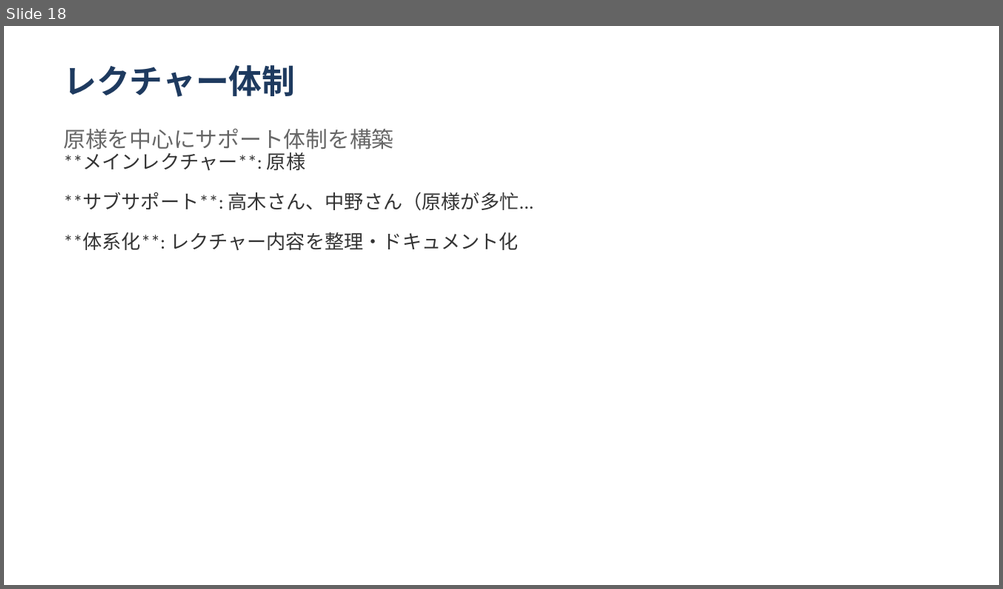
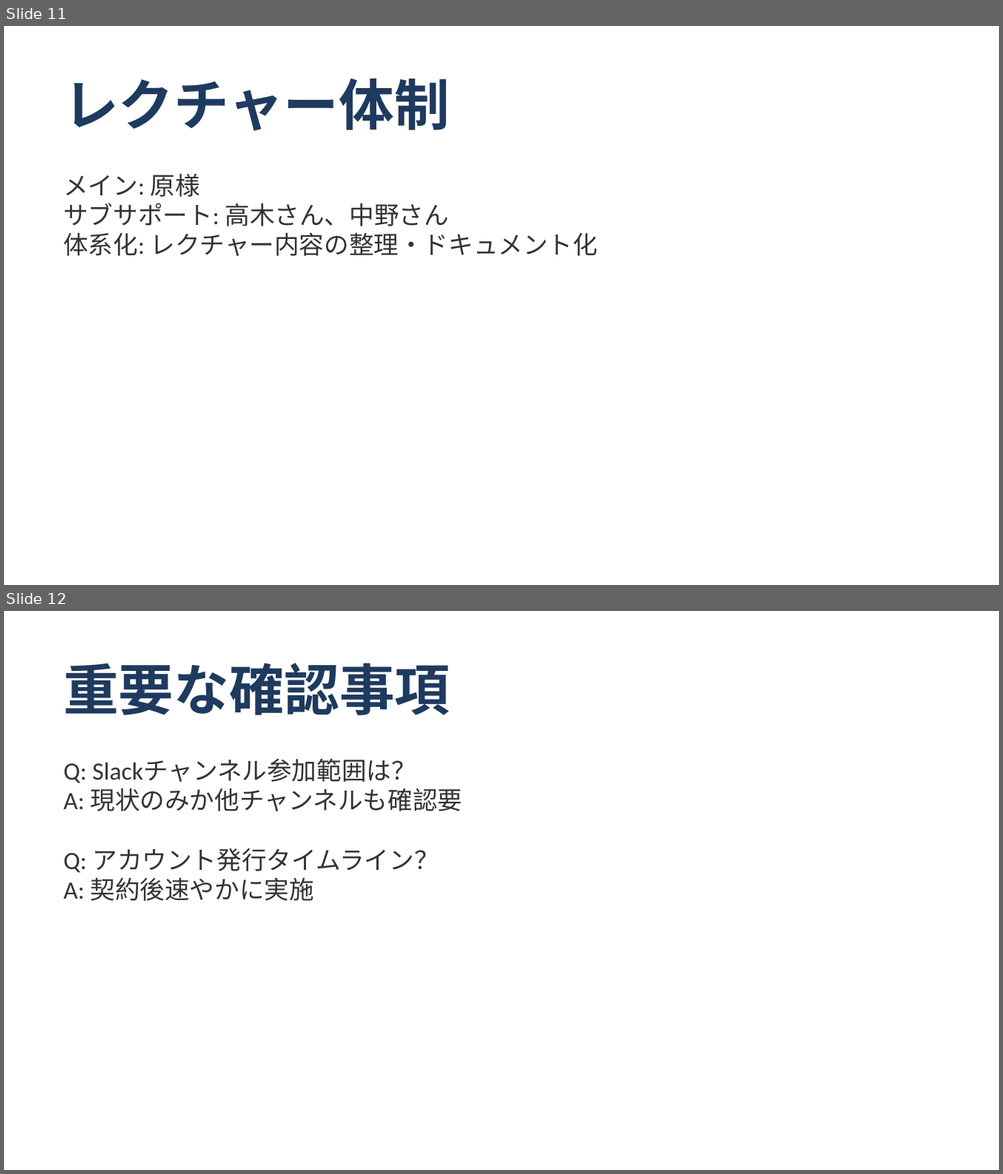
Before and after one commit to shoichitsuno-collab/MySpace_Shoichi-Tsuno, a slide deck: 匠技研工業プロジェクト_オンボーディング計画.pptx. Shown one above the other, each under a label of ours: slide 18 before the commit, slides 11 and 12 after it. The pictures are 1003x589 and 1003x1174 pixels, drawn with LibreOffice and Linux fonts; fonts in the diff are those of the drawing. Boxes give left, top, right and bottom in pixels: in the first picture for what was removed or moved away, otherwise in the second. Text is boxed around its words. In the diff, an @@ line names an element or a change of style, - is before the commit and + after.

```diff
--- a/匠技研工業プロジェクト_オンボーディング計画.pptx
+++ b/匠技研工業プロジェクト_オンボーディング計画.pptx
@@ slide 12 added at [4, 611, 999, 1170], background #FFFFFF @@
@@ text added at [63, 663, 449, 715], 40 pt, text #1E3A5F, bold @@
+重要な確認事項
@@ text added at [63, 759, 462, 901], 18 pt, text #333333 @@
+Q: Slackチャンネル参加範囲は？
+A: 現状のみか他チャンネルも確認要
+Q: アカウント発行タイムライン？
+A: 契約後速やかに実施
@@ what was slide 18 is now slide 11 @@
@@ slide 11 changed as well @@
@@ text "レクチャー体制": place and size @@
-text "レクチャー体制" at [63, 65, 295, 97]
+text "レクチャー体制" at [63, 79, 449, 131]
@@ text "レクチャー体制" at [63, 79, 449, 131]: size 24 to 40 pt @@
@@ text removed at [63, 128, 393, 150] @@
-原様を中心にサポート体制を構築
@@ text at [63, 173, 597, 256]: text changed; size 14 to 18 pt @@
-**メインレクチャー**: 原様
-**サブサポート**: 高木さん、中野さん（原様が多忙...
-**体系化**: レクチャー内容を整理・ドキュメント化
+メイン: 原様
+サブサポート: 高木さん、中野さん
+体系化: レクチャー内容の整理・ドキュメント化
```
Also in this commit, not shown: 8 other slides changed, 4 other slides added, 13 slides removed.
